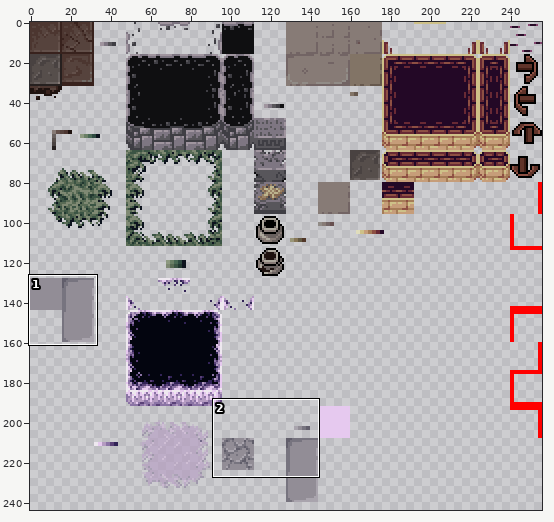
Sprite sheet, stored at res/tileset.png. Above: a wide view before the commit, with the close-up outlined.
Close-up. Earlier state:
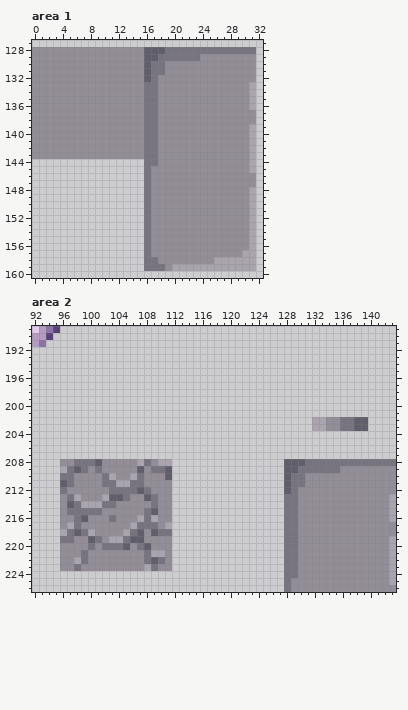
The file is 256x256 pixels. Colours within 5 levels of each other are drawn and written as one. Shown: area 1: x 0..32, y 127..160; area 2: x 92..143, y 189..226. The wide view leaves out empty margins.
Once edited:
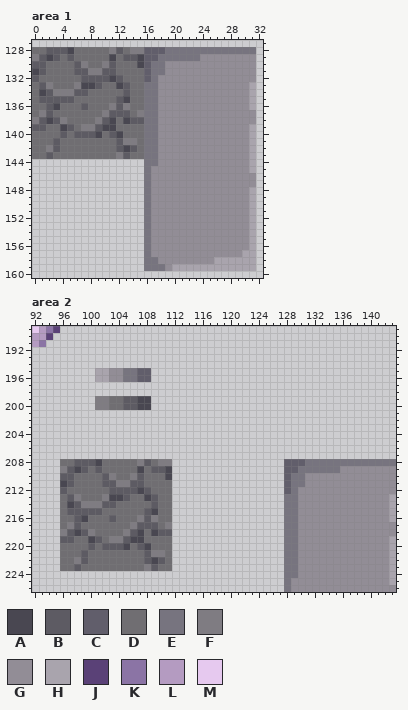
Palette (. is transparent): A #494751  B #5d5b63  C #615e6b  D #706e72  E #77747f  F #7f7c82  G #928d96  H #a9a4ad  J #5a4177  K #8b74a5  L #b49bc1  M #e6c9ef
Edits made:
Changed rows in their new state; - is an unchanged pixel.
Area 1:
first column x 0:
128 DDBBBADDDDDFBDFF
129 FBABDBDDDDDADBBA
130 BBDDDDBFDDFBDDDA
131 ABDDDDBBFFBBDDDD
132 BDDDDDDBBBBABDDD
133 DBFDDDFAABDDABDD
134 DABFFFBBDDDDDBDD
135 DBBBBBDDDDDDBADD
136 DDBADDDBDDDFBFDD
137 DFBDDDDDDDFBBBDF
138 FBABFDDDDFBADABB
139 BBDDABDFFBAADDDD
140 DDDDBDBBBADBADDD
141 DDDBDDDDDDDDBFFD
142 DDFBDDDDDDDDBABD
143 DDBDDDDDDDDDFBDD
Area 2:
first column x 101:
195 HHGGEECC-------------------------------
196 HHGGEECC-------------------------------
199 FFDDBBAA-------------------------------
200 FFDDBBAA-------------------------------
202 -------------------------------........
203 -------------------------------........
first column x 96:
208 DDBBBADDDDDFBDFF
209 FBABDBDDDDDADBBA
210 BBDDDDBFDDFBDDDA
211 ABDDDDBBFFBBDDDD
212 BDDDDDDBBBBABDDD
213 DBFDDDFAABDDABDD
214 DABFFFBBDDDDDBDD
215 DBBBBBDDDDDDBADD
216 DDBADDDBDDDFBFDD
217 DFBDDDDDDDFBBBDF
218 FBABFDDDDFBADABB
219 BBDDABDFFBAADDDD
220 DDDDBDBBBADBADDD
221 DDDBDDDDDDDDBFFD
222 DDFBDDDDDDDDBABD
223 DDBDDDDDDDDDFBDD
